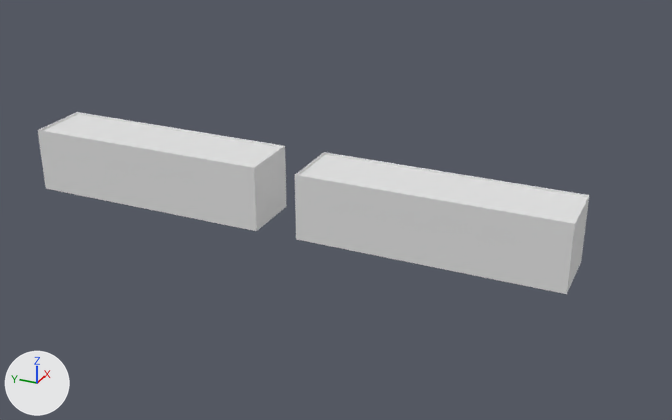
One commit to the Blender file blends/lvl4.blend: the scene before it, then after it.
One viewpoint serves both versions: a 50 mm lens placed at (-173.8, -124.6, 92.1), pointed at (1.1, -45.9, 4.7). The axes (+X, +Y, +Z) are drawn at lower left. The lights are the same throughout.

In view in the first picture: 'Куб', 'Куб.001'.
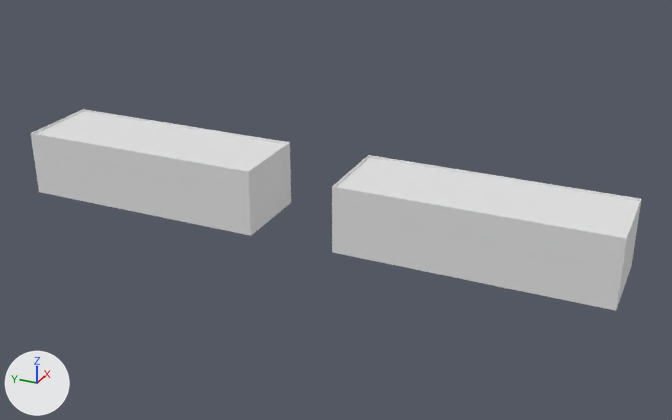
Pixel boxes (x1, y1, x2, y2) of what changed, in the pictures (672 x 420 px):
'Куб.001', moved, rescaled (10% taller)
    before: (295, 152, 589, 294)
    after: (332, 155, 641, 311)
'Куб', rescaled (7% taller)
    before: (38, 112, 287, 231)
    after: (31, 109, 291, 236)

The change, as a list of edits to the scene's bpy script:
```text
Change ob_куб:
    ob_куб.scale: (1.0, 1.0, 1.0) -> (1.33, 1.0, 1.0)
Change ob_куб_001:
    ob_куб_001.location: (0.0, -70.0, 10.0) -> (0.0, -80.0, 10.0)
    ob_куб_001.scale: (1.0, 1.0, 1.0) -> (1.33, 1.0, 1.0)
```
